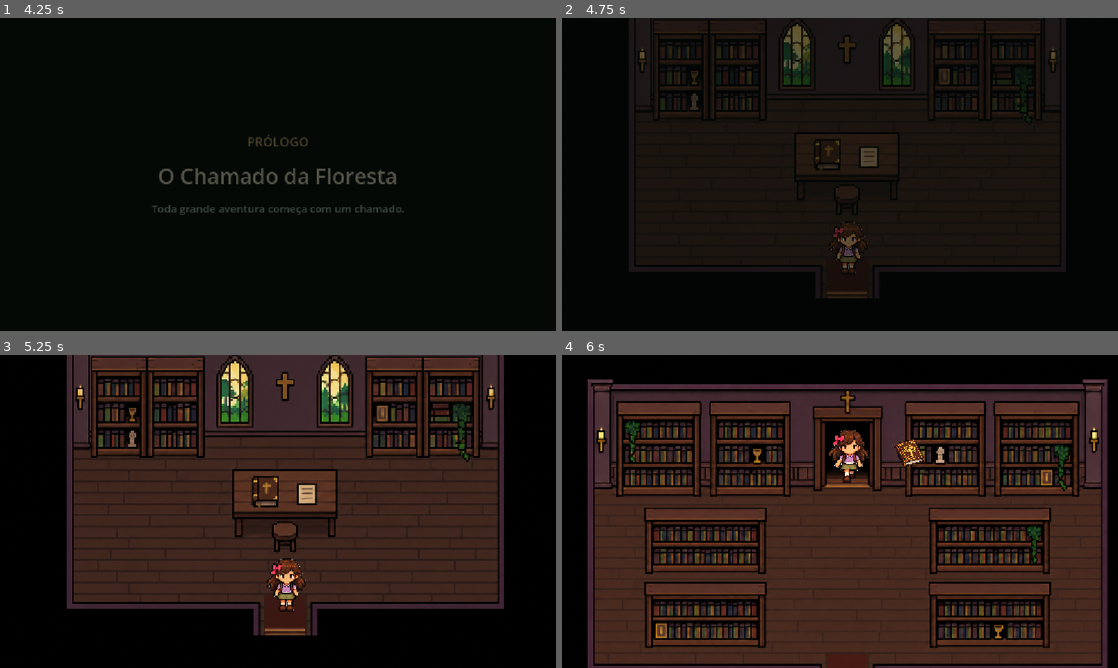
Above: before the commit, frames 1-4 (two rows, left to right).
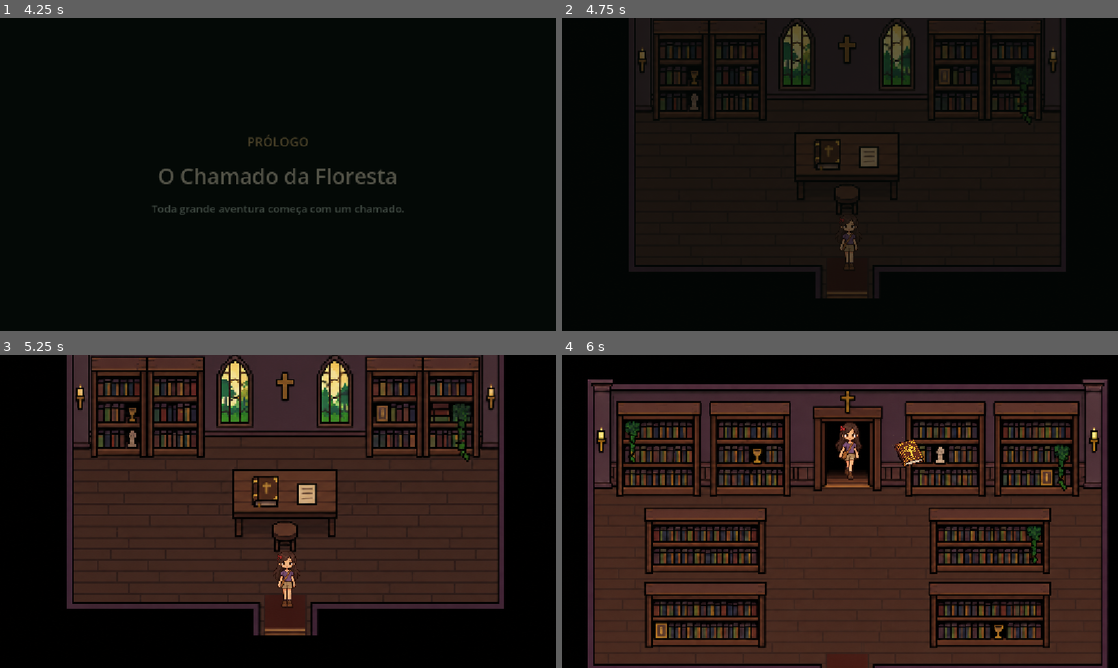
Above: after the commit, the same moments.

Repository: devcapivara1459-ctrl/guardioes-da-floresta
Game: Godot game, scene res://menu_principal.tscn
The game is run twice, just before and just after one commit, with the same random seed, the same clock (stepped at 60 frames per second) and the same inputs.
Inputs (mouse positions are in pixels of both pictures, inside the frame that each line leads up to):
- Up to frame 1 (4.25 s): click (94, 111) at 0.5 s; tap Enter at 1.25, 2.1, 3.5 s; move the mouse to (400, 158) at 1.27 s; hold Right (ui_right) 1.28-2.03 s; tap E at 1.35, 3.6 s; click (400, 158) at 1.42 s; tap Space at 1.52, 2.27, 2.75, 3.77 s; move the mouse to (166, 190) at 2.02 s; hold Down (ui_down) 2.03-2.78 s; move the mouse to (333, 105) at 2.77 s; hold Right (ui_right) 2.78-3.53 s; tap Keypad Enter at 2.85 s; move the mouse to (250, 237) at 3.52 s; hold Up (ui_up) from 3.53 s (still down); click (250, 237) at 3.67 s
- Up to frame 2 (4.75 s): move the mouse to (1006, 221) at 4.27 s; release Up (ui_up) at 4.28 s; hold Left (ui_left) from 4.28 s (still down); tap Enter at 4.35 s; tap Space at 4.52 s
- Up to frame 3 (5.25 s): keep holding Left (ui_left); move the mouse to (111, 464) at 5.02 s; tap Keypad Enter at 5.1 s
- Up to frame 4 (6 s): tap Space at 5.27 s; move the mouse to (867, 511) at 5.77 s; release Left (ui_left) at 5.78 s; hold Down (ui_down) from 5.78 s (still down); tap E at 5.85 s; click (867, 511) at 5.92 s

Frame 1 is identical in both runs. In frame 2, 0.4% of the frame differs, in the area x 48-55%, y 64-82%; in frame 3, 0.7%; in frame 4, 0.7%, in the area x 48-56%, y 21-41%.

Commit message:
Atualiza Ana adolescente com bolsa e animações nas quatro direções

Diff:
--- /dev/null
+++ b/ana_visual.gd
@@ -0,0 +1,32 @@
+extends RefCounted
+
+const FOLHA = preload("res://ana-godot/ana-adolescente.png")
+
+static func aplicar(sprite: AnimatedSprite2D) -> void:
+	# Bounds use visible pixels, excluding near-transparent generation artifacts.
+	var regioes: Array[Rect2] = [
+		Rect2(123,38,138,290), Rect2(469,38,142,290), Rect2(825,38,140,290),
+		Rect2(125,391,136,290), Rect2(473,391,135,290), Rect2(829,391,135,290),
+		Rect2(116,738,160,290), Rect2(469,738,134,294), Rect2(824,738,159,291),
+		Rect2(108,1093,165,295), Rect2(484,1093,133,295), Rect2(808,1093,164,292)
+	]
+	var tamanho := Vector2(165, 295)
+	var quadros := SpriteFrames.new()
+	quadros.remove_animation("default")
+	var nomes := ["baixo", "cima", "direita", "esquerda"]
+	for linha in range(4):
+		var nome: String = nomes[linha]
+		quadros.add_animation(nome)
+		quadros.set_animation_speed(nome, 8.5)
+		for coluna in [0, 1, 2, 1]:
+			var regiao := regioes[linha * 3 + coluna]
+			var textura := AtlasTexture.new()
+			textura.atlas = FOLHA
+			textura.region = regiao
+			textura.filter_clip = true
+			textura.margin = Rect2(Vector2((tamanho.x-regiao.size.x)/2.0, tamanho.y-regiao.size.y), tamanho-regiao.size)
+			quadros.add_frame(nome, textura)
+	sprite.sprite_frames = quadros
+	sprite.texture_filter = CanvasItem.TEXTURE_FILTER_NEAREST
+	sprite.scale = Vector2.ONE * (104.0 / tamanho.y)
+	sprite.position = Vector2(15, 33.5 - 52.0)
--- a/jogador.gd
+++ b/jogador.gd
@@ -10,6 +10,7 @@
 
 func _ready() -> void:
 	z_index = 3
+	preload("res://ana_visual.gd").aplicar(sprite)
 	var camera := Camera2D.new()
 	camera.name = "CameraSuave"
 	camera.set_script(preload("res://camera_suave.gd"))
Not shown, added: ana-godot/ana-adolescente-arte.txt
Binary file added: ana-godot/ana-adolescente.png
Not shown, added: ana-godot/ana-adolescente.png.import
Not shown, added: ana_visual.gd.uid
